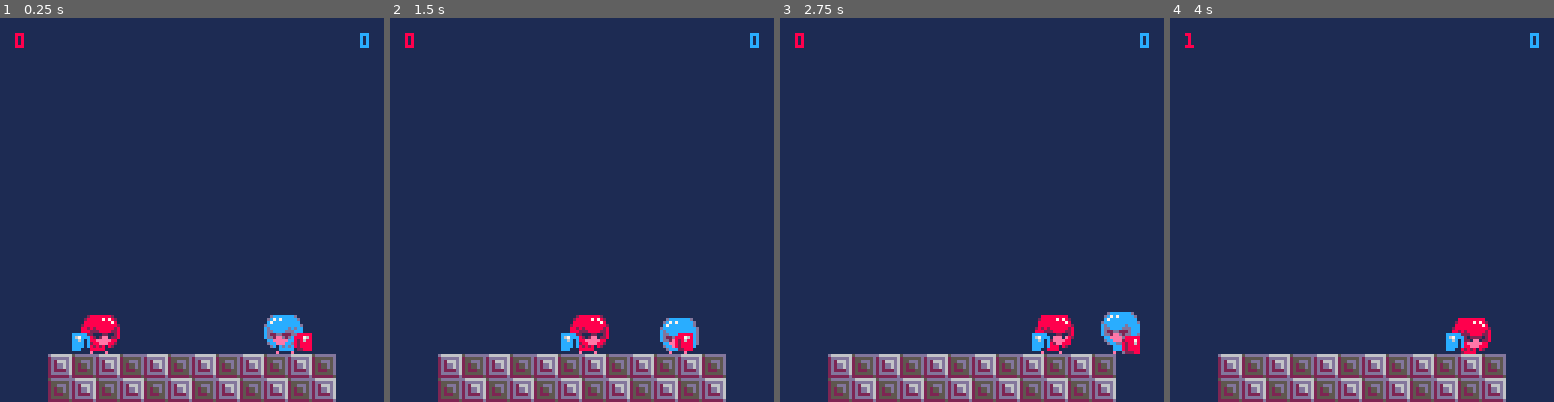
Above: before the commit, frames 1-4 (left to right).
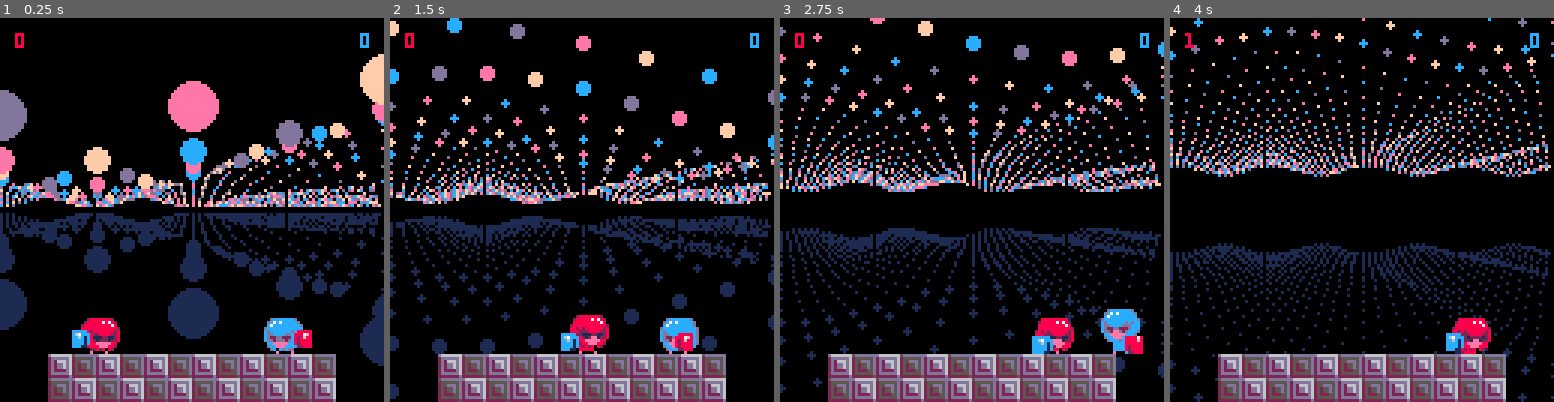
Above: after the commit, the same moments.

Repository: davidjtferguson/dancejab
Game: PICO-8 cartridge jab.p8
Two runs of this game, one before a commit and one after it. Both use one fixed random seed, a clock stepped at 60 frames per second and the inputs below.
Inputs:
- Up to frame 1 (0.25 s): no input
- Up to frame 2 (1.5 s): tap X (X key) at 0.33, 1.07 s; tap O (Z key) at 0.7 s
- Up to frame 3 (2.75 s): hold Right 1.6-2.1 s; tap O (Z key) at 1.7, 2.1, 2.5 s; tap X (X key) at 1.85 s; hold Right from 2.47 s (still down)
- Up to frame 4 (4 s): tap O (Z key) at 2.9, 3.3, 3.7 s; tap X (X key) at 2.97 s; release Right at 3.03 s; hold Left 3.08-3.58 s

The runs differ from the first frame. In frame 1, 80% of the frame differs, in the area x 0-100%, y 0-100%; in frame 2, 82%; in frame 3, 84%; in frame 4, 84%.

Commit message:
tried out background idea

Diff:
--- a/jab.p8
+++ b/jab.p8
@@ -414,8 +414,8 @@
 end
 
 function _draw()
- cls(1)
-
+ cls()
+ drawbackground()
  map(0,0,0,0,16,16)
 
  spr(p1.anim.sprite,p1.x,p1.y,2,2,p1.flipped)
@@ -451,6 +451,30 @@
  -- end
 
  print(test,0,0)
+end
+
+--adapted form
+-- https://twitter.com/lexaloffle/status/1149043190218891264
+move=0
+movevel=0
+moveadd=0.001
+
+function drawbackground()
+ movevel+=moveadd
+ move+=movevel
+
+ if abs(movevel)>0.1 then
+  moveadd*=-1
+ end
+
+	for z=32,1,-1 do
+	 for x=-32,32 do
+	  y=cos(x/16+z/32+move/2)*50-80-move*50
+	  sx,r,c=64+x*64/z,8/z,circfill
+	  c(sx,64+y/z,r,12+(x+z*2)%4)
+	  c(sx,64+-y/z,r,1)
+	 end
+	end
 end
 
 function drawavhitboxes(av)
--- /dev/null
+++ b/snippits/background ideas/distance_waves.p8
@@ -0,0 +1,37 @@
+pico-8 cartridge // http://www.pico-8.com
+version 18
+__lua__
+
+move=0
+movevel=0
+moveadd=0.0025
+
+function _update60()
+end
+
+function _draw()
+ cls()
+
+ movevel+=moveadd
+ move+=movevel
+
+ if abs(movevel)>0.3 then
+  moveadd*=-1
+ end
+
+	for z=32,1,-1 do
+	 for x=-32,32 do
+	  y=cos(x/16+z/32+move/2)*50-80-move*50
+	  sx,r,c=64+x*64/z,8/z,circfill
+	  c(sx,64+y/z,r,12+(x+z*2)%4)
+	  c(sx,64+-y/z,r,1)
+	 end
+	end
+end
+__gfx__
+00000000000000000000000000000000000000000000000000000000000000000000000000000000000000000000000000000000000000000000000000000000
+00000000000000000000000000000000000000000000000000000000000000000000000000000000000000000000000000000000000000000000000000000000
+00700700000000000000000000000000000000000000000000000000000000000000000000000000000000000000000000000000000000000000000000000000
+00077000000000000000000000000000000000000000000000000000000000000000000000000000000000000000000000000000000000000000000000000000
+00077000000000000000000000000000000000000000000000000000000000000000000000000000000000000000000000000000000000000000000000000000
+00700700000000000000000000000000000000000000000000000000000000000000000000000000000000000000000000000000000000000000000000000000
Renamed: snippits/nucleus.p8 -> snippits/background ideas/nucleus.p8
